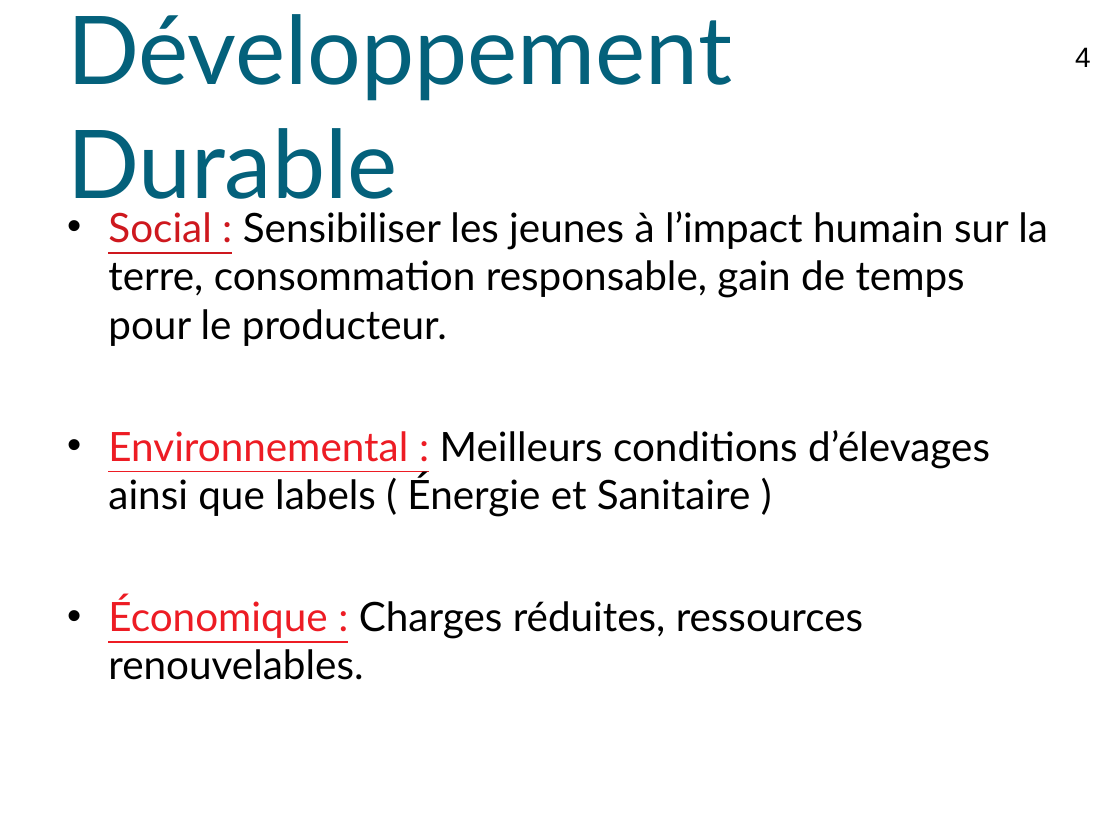
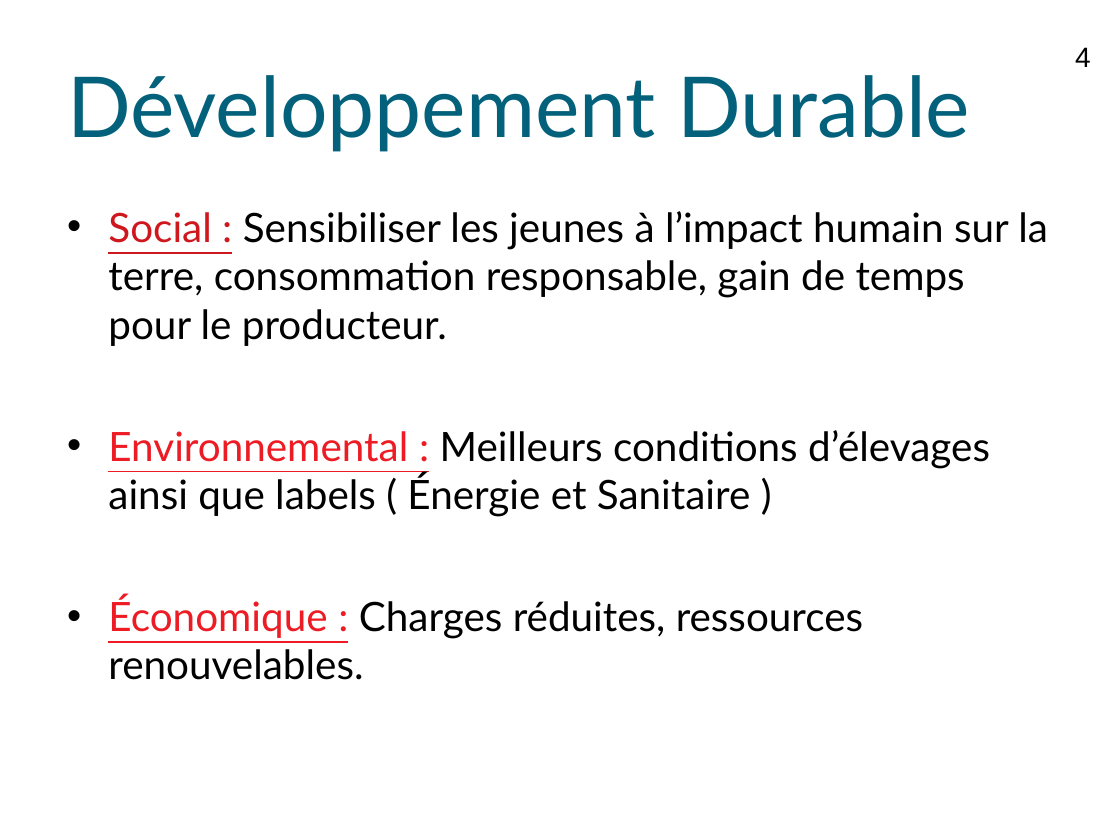
Before and after one commit to lesliesam96/Projet-STI2D, a slide deck: slide 4 of Ralph/Diapo Poulailler (1).ppt. Drawn at 1120x840 pixels with LibreOffice and Linux fonts; fonts in the diff are those of the drawing; background and template pictures are left out. Boxes give left, top, right and bottom in pixels: in the first picture for what was removed or moved away, otherwise in the second. Text is boxed around its words. In the diff, an @@ line names an element or a change of style, - is before the commit and + after.

```diff
--- a/Ralph/Diapo Poulailler (1).ppt
+++ b/Ralph/Diapo Poulailler (1).ppt
@@ title "Développement Durable" at bbox=[67, 75, 970, 152]: size 61 to 54 pt @@
```
Also in this commit, not shown: 4 other slides changed, 2 slides added, 3 slides removed.
